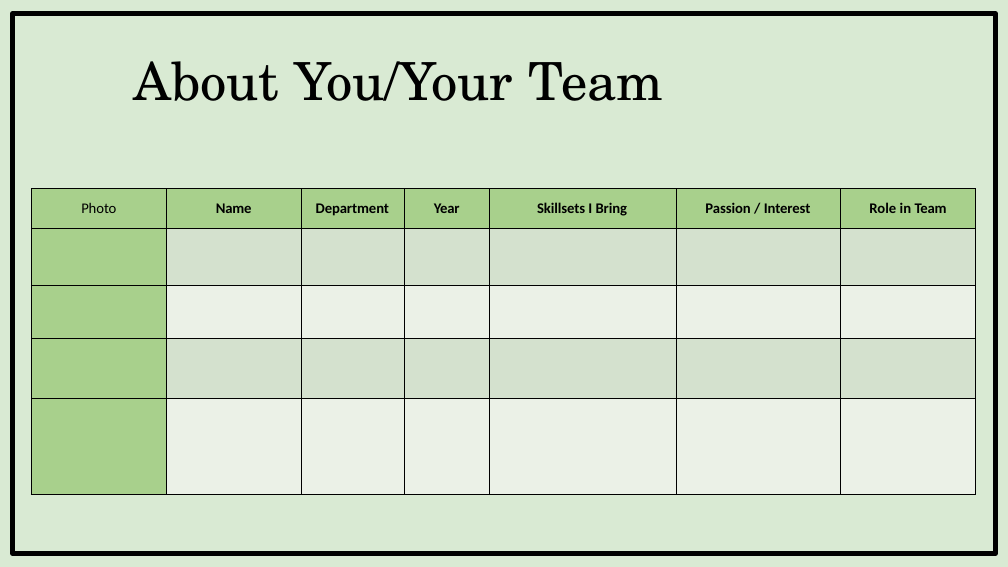
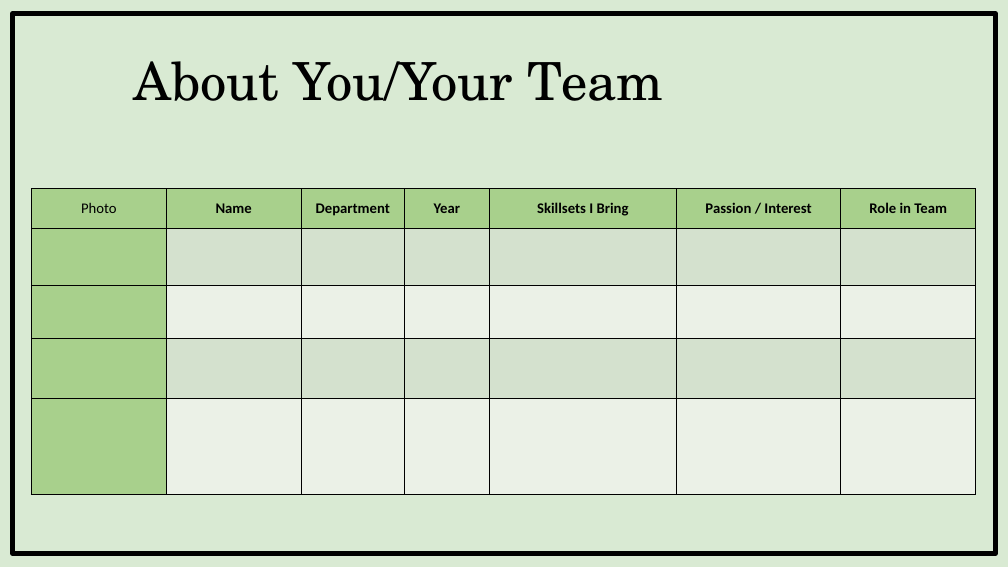
Before and after one commit to Wraptron/incubation-frontend, a slide deck: slide 2 of public/Nirmaan Sample Pitchdeck.pptx. Drawn at 1008x567 pixels with LibreOffice and Linux fonts; fonts in the diff are those of the drawing. Boxes give left, top, right and bottom in pixels: in the first picture for what was removed or moved away, otherwise in the second. Text is boxed around its words. In the diff, an @@ line names an element or a change of style, - is before the commit and + after.

```diff
--- a/public/Nirmaan Sample Pitchdeck.pptx
+++ b/public/Nirmaan Sample Pitchdeck.pptx
@@ table at (x1=32, y1=188, x2=975, y2=436) @@
@@ letter spacing -0.1 to 0 pt in "Photo", "Department", "Skillsets Bring", "Passion Interest" @@
@@ letter spacing -0.2 to 0 pt in "Name", "Year", "Team" @@
@@ less space between paragraphs @@
```
Also in this commit, not shown: 11 other slides changed, 8 other files.
